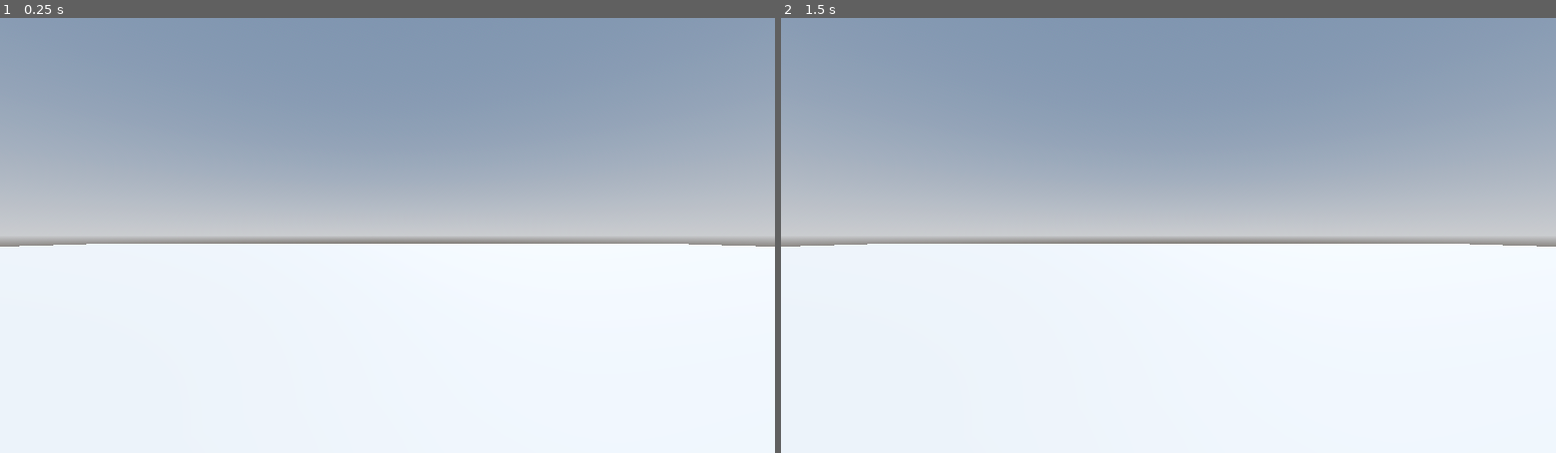
Above: before the commit, frames 1-2 (left to right).
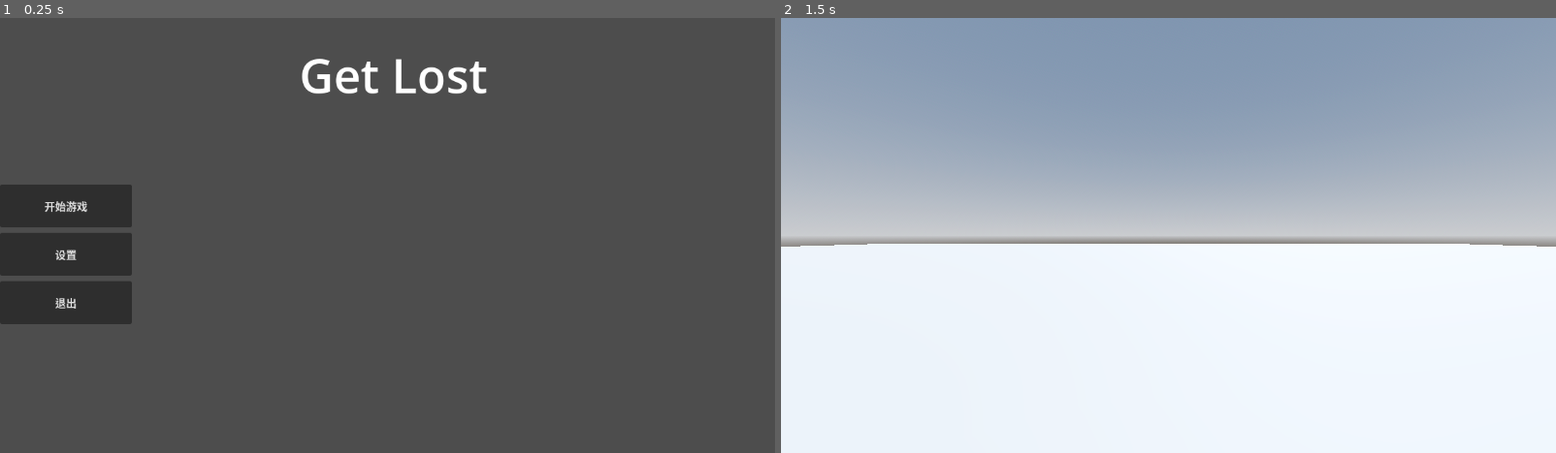
Above: after the commit, the same moments.

Repository: maxmilk2197/Get_Lost
Game: Godot game, scene res://场景/菜单/主菜单.tscn
Two runs of this game, one before a commit and one after it. Both use one fixed random seed, a clock stepped at 60 frames per second and the inputs below. Before the commit the project starts from res://场景/游戏/地形.tscn.
Inputs (mouse positions are in pixels of both pictures, inside the frame that each line leads up to):
- Up to frame 1 (0.25 s): no input
- Up to frame 2 (1.5 s): click (850, 252) at 0.5 s, where only the run after the commit has a clickable "设置"; click (850, 205) at 1.25 s, where only the run after the commit has a clickable "开始游戏"

The runs differ from the first frame. In frame 1, 100% of the frame differs, in the area x 0-100%, y 0-100%; in frame 2, nothing differs.

Commit message:
开始菜单完善部分按钮功能

Diff:
--- a/project.godot
+++ b/project.godot
@@ -11,7 +11,7 @@
 [application]
 
 config/name="get lost"
-run/main_scene="res://场景/游戏/地形.tscn"
+run/main_scene="uid://dpuibo3y3572o"
 config/features=PackedStringArray("4.6", "Forward Plus")
 config/icon="res://资源/贴图/icon.svg"
 
--- a/场景/菜单/主菜单.tscn
+++ b/场景/菜单/主菜单.tscn
@@ -1,4 +1,6 @@
 [gd_scene format=3 uid="uid://dpuibo3y3572o"]
+
+[ext_resource type="Script" uid="uid://ci4cudmqhqlib" path="res://脚本/主菜单/九宫格按钮脚本.gd" id="1_n63j1"]
 
 [node name="主菜单" type="Control" unique_id=1581595473]
 layout_mode = 3
@@ -8,7 +10,7 @@
 grow_horizontal = 2
 grow_vertical = 2
 
-[node name="Label" type="Label" parent="." unique_id=181091528]
+[node name="标题" type="Label" parent="." unique_id=181091528]
 layout_mode = 1
 anchors_preset = 10
 anchor_right = 1.0
@@ -18,3 +20,44 @@
 text = " Get Lost"
 horizontal_alignment = 1
 vertical_alignment = 1
+
+[node name="九宫格" type="NinePatchRect" parent="." unique_id=74001232]
+layout_mode = 1
+anchors_preset = 4
+anchor_top = 0.5
+anchor_bottom = 0.5
+offset_top = -132.0
+offset_right = 196.0
+offset_bottom = 188.0
+grow_vertical = 2
+script = ExtResource("1_n63j1")
+
+[node name="开始游戏" type="Button" parent="九宫格" unique_id=1119715800]
+layout_mode = 0
+offset_top = 56.0
+offset_right = 196.0
+offset_bottom = 120.0
+text = "开始游戏"
+
+[node name="设置" type="Button" parent="九宫格" unique_id=234998494]
+layout_mode = 1
+anchors_preset = 14
+anchor_top = 0.5
+anchor_right = 1.0
+anchor_bottom = 0.5
+offset_top = -32.0
+offset_bottom = 32.0
+grow_horizontal = 2
+grow_vertical = 2
+text = "设置"
+
+[node name="退出" type="Button" parent="九宫格" unique_id=966720688]
+layout_mode = 0
+offset_top = 200.0
+offset_right = 196.0
+offset_bottom = 264.0
+text = "退出"
+
+[connection signal="pressed" from="九宫格/开始游戏" to="九宫格" method="当_开始游戏_被按下"]
+[connection signal="pressed" from="九宫格/设置" to="九宫格" method="当_设置_被按下"]
+[connection signal="pressed" from="九宫格/退出" to="九宫格" method="当_退出_被按下"]
--- /dev/null
+++ b/脚本/主菜单/九宫格按钮脚本.gd
@@ -0,0 +1,21 @@
+extends NinePatchRect
+
+
+func _ready() -> void:
+	pass
+
+func _process(delta: float) -> void:
+	pass
+
+
+
+
+func 当_开始游戏_被按下() -> void:
+	get_tree().change_scene_to_file("res://场景/游戏/地形.tscn")
+
+func 当_设置_被按下() -> void:
+	pass # Replace with function body.
+
+
+func 当_退出_被按下() -> void:
+	get_tree().quit()
Not shown, added: 脚本/主菜单/九宫格按钮脚本.gd.uid
